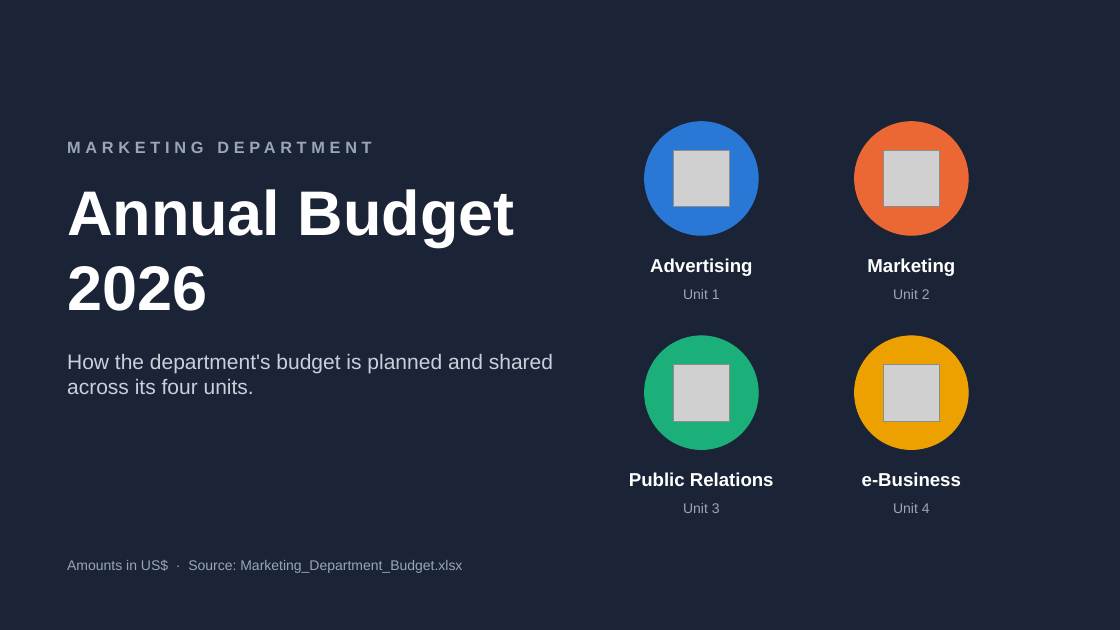
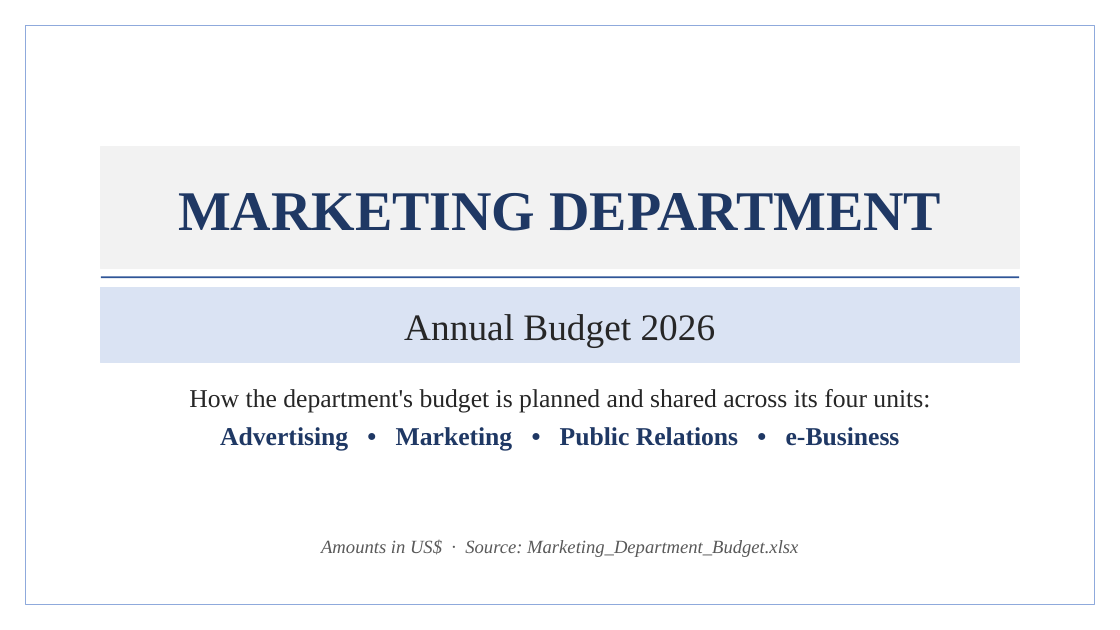
Before and after one commit to BadboyVee/BlackHoleeee, a slide deck: slide 1 of marketing-budget/Marketing_Department_Budget.pptx. Drawn at 1120x630 pixels with LibreOffice and Linux fonts; fonts in the diff are those of the drawing; grey boxes stand for pictures. Boxes give left, top, right and bottom in pixels: in the first picture for what was removed or moved away, otherwise in the second. Text is boxed around its words. In the diff, an @@ line names an element or a change of style, - is before the commit and + after.

```diff
--- a/marketing-budget/Marketing_Department_Budget.pptx
+++ b/marketing-budget/Marketing_Department_Budget.pptx
@@ background #1B2436 to #FFFFFF @@
@@ rectangle added at [25,25,1095,605], outline #8FAADC 1 pt @@
@@ text "MARKETING DEPARTMENT": place and size @@
-text "MARKETING DEPARTMENT" at [67,130,622,164]
+text "MARKETING DEPARTMENT" at [178,193,941,231]
@@ text "MARKETING DEPARTMENT" at [178,193,941,231]: size 14 to 48 pt, font Arial to Times New Roman, text colour #9AA5B8 to #1F3864, letter spacing 4 to 0 pt; alignment left to centre @@
@@ rectangle added at [101,147,1019,269], fill #F2F2F2, outline #F2F2F2 1 pt @@
@@ ellipse removed at [644,122,758,235] @@
@@ ellipse removed at [855,122,969,235] @@
@@ picture removed at [673,150,730,208] @@
@@ picture removed at [883,150,940,208] @@
@@ text removed at [650,258,752,276] @@
-Advertising
@@ text removed at [867,258,955,276] @@
-Marketing
@@ text "Annual Budget 2026": place and size @@
-text "Annual Budget 2026" at [67,189,515,311]
+text "Annual Budget 2026" at [404,314,716,347]
@@ text "Annual Budget 2026" at [404,314,716,347]: size 54 to 32 pt, font Arial to Times New Roman, text colour #FFFFFF to #262626, bold off; alignment left to centre; vertical alignment top to middle @@
@@ line added from (101, 277) to (1019, 277), #2F5597 1.5 pt @@
@@ rectangle added at [101,287,1019,363], fill #DAE3F3, outline #DAE3F3 1 pt @@
@@ text removed at [683,289,720,299] @@
-Unit 1
@@ text removed at [893,289,930,299] @@
-Unit 2
@@ ellipse removed at [644,336,758,450] @@
@@ ellipse removed at [855,336,969,450] @@
@@ text at [189,389,930,451]: text changed; size 18 to 22 pt; font Arial to Times New Roman; text colour #C9D0DC to #262626 @@
-How the department's budget is planned and shared across its four units.
+How the department's budget is planned and shared across its four units:
+Advertising • Marketing • Public Relations • e-Business
@@ picture removed at [673,365,730,422] @@
@@ picture removed at [883,365,940,422] @@
@@ text removed at [629,472,774,486] @@
-Public Relations
@@ text removed at [862,472,961,486] @@
-e-Business
@@ text removed at [683,503,720,513] @@
-Unit 3
@@ text removed at [893,503,930,513] @@
-Unit 4
@@ text "Amounts in US$ · Source: ...": place and size @@
-text "Amounts in US$ · Source: ..." at [67,560,462,573]
+text "Amounts in US$ · Source: ..." at [321,540,798,557]
@@ text "Amounts in US$ · Source: ..." at [321,540,798,557]: size 12 to 16 pt, font Arial to Times New Roman, text colour #9AA5B8 to #595959, italic on; alignment left to centre @@
```
Also in this commit, not shown: 8 other slides changed, 5 other files.
